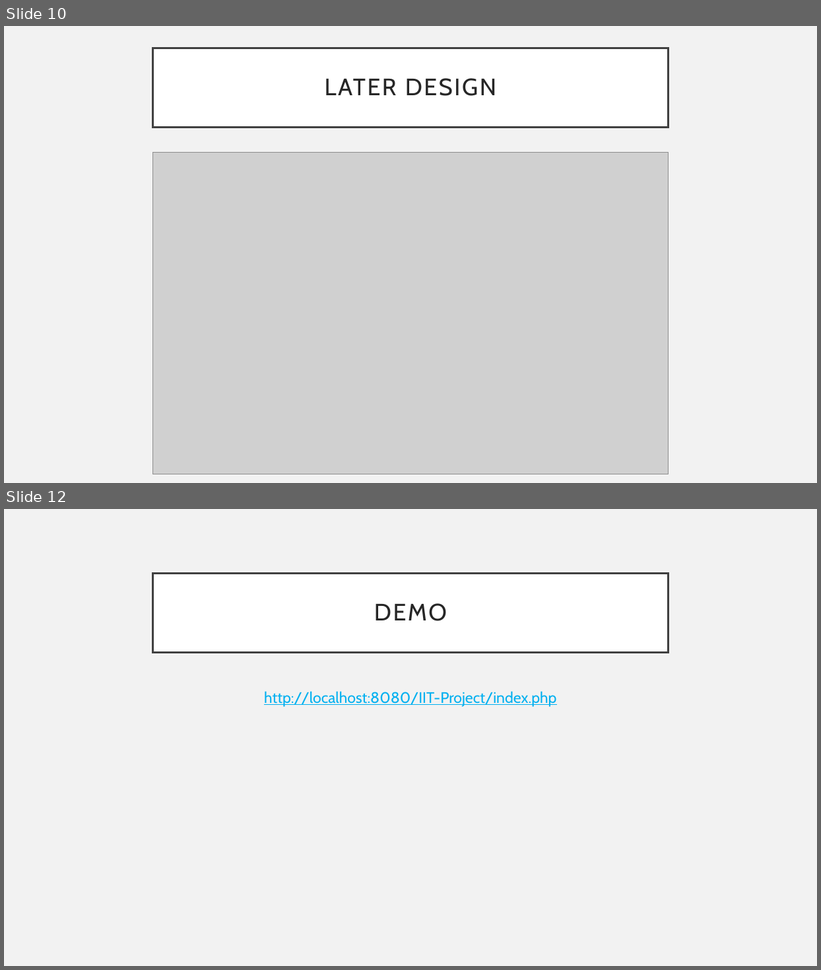
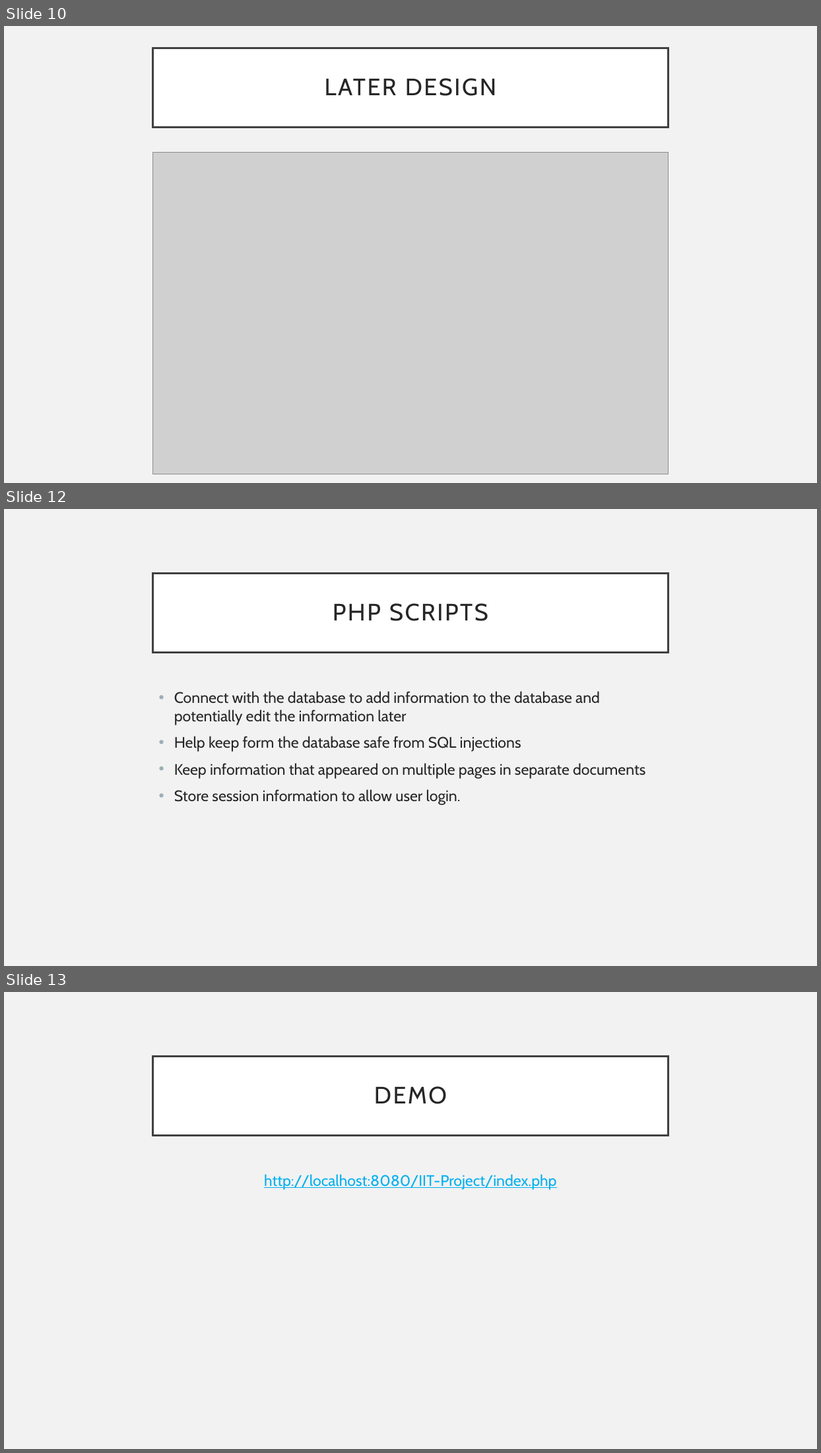
Before and after one commit to Risch1997/IIT-Project, a slide deck: OUR-PRESENTATION.pptx. Shown one above the other, each under a label of ours: slides 10 and 12 before the commit, slides 10, 12 and 13 after it; the slides between them are not shown. The pictures are 821x970 and 821x1453 pixels, drawn with LibreOffice and Linux fonts; fonts in the diff are those of the drawing; grey boxes stand for pictures. Boxes give left, top, right and bottom in pixels: in the first picture for what was removed or moved away, otherwise in the second. Text is boxed around its words. In the diff, an @@ line names an element or a change of style, - is before the commit and + after.

Commit message:
Added PHP Script slide to presentation

```diff
--- a/OUR-PRESENTATION.pptx
+++ b/OUR-PRESENTATION.pptx
@@ slide 12 added at box(4, 509, 817, 966), background #F2F2F2 @@
@@ title added at box(153, 573, 668, 652), fill #FFFFFF, outline #404040 2.5 pt, 28 pt, text #262626 @@
+PHP SCRIPTS
@@ text added at box(174, 691, 646, 805), 18 pt, text #262626 @@
+• Connect with the database to add information to the database and potentially edit the information later
+• Help keep form the database safe from SQL injections
+• Keep information that appeared on multiple pages in separate documents
+• Store session information to allow user login.
@@ what was slide 12 is now slide 13 @@
```
Also in this commit, not shown: 3 slides changed.
